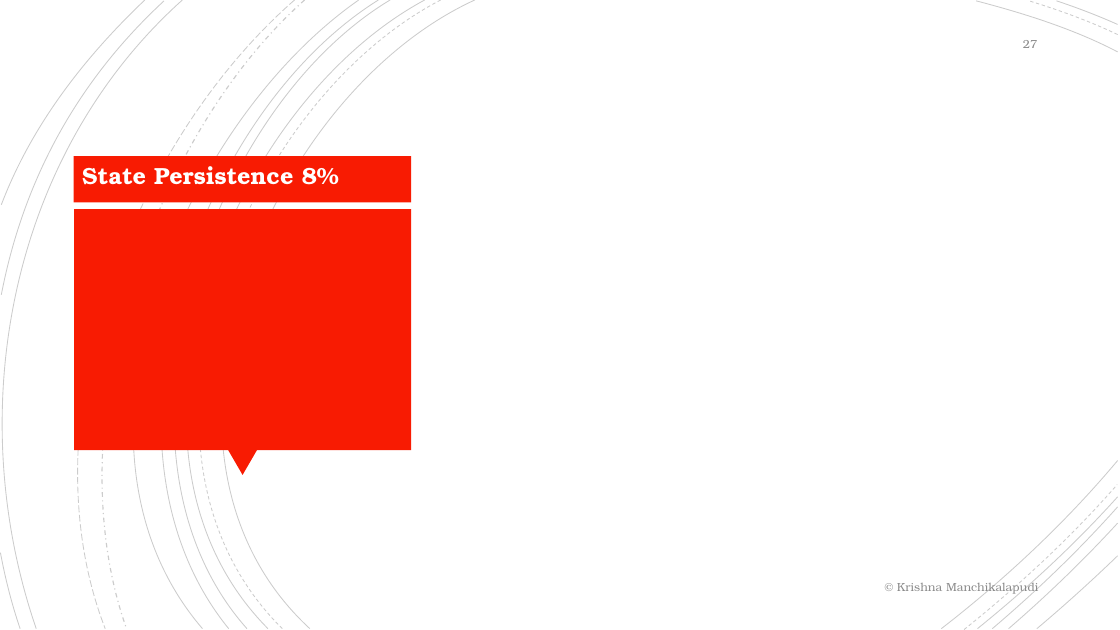
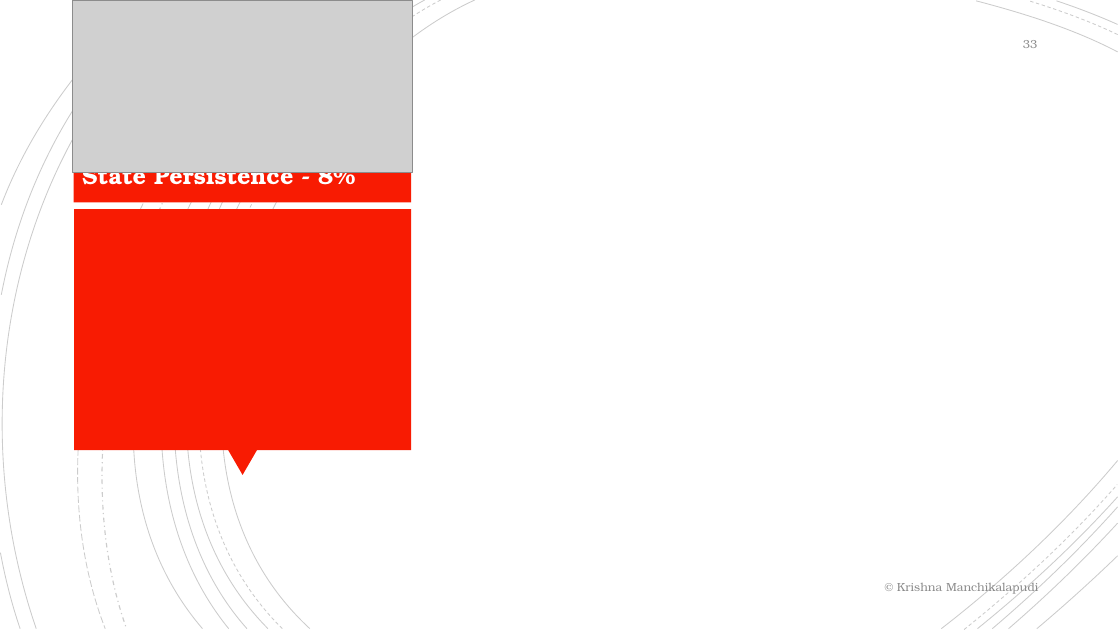
Before and after one commit to krishnamanchikalapudi/developer.info, a slide deck: slide 33 of CKAD-CertifiedKubernetesApplicationDeveloper/training.pptx (slide 27 before the commit). Drawn at 1120x630 pixels with LibreOffice and Linux fonts; fonts in the diff are those of the drawing; grey boxes stand for pictures. Boxes give left, top, right and bottom in pixels: in the first picture for what was removed or moved away, otherwise in the second. Text is boxed around its words. In the diff, an @@ line names an element or a change of style, - is before the commit and + after.

```diff
--- a/CKAD-CertifiedKubernetesApplicationDeveloper/training.pptx
+++ b/CKAD-CertifiedKubernetesApplicationDeveloper/training.pptx
@@ picture added at [73, 0, 413, 172] @@
@@ page number at [1023, 40, 1037, 48]: text changed @@
-27
+33
@@ text at [82, 172, 355, 190]: text changed @@
-State Persistence 8%
+State Persistence - 8%
```
Also in this commit, not shown: 26 other slides changed, 8 slides added, 10 other files.
